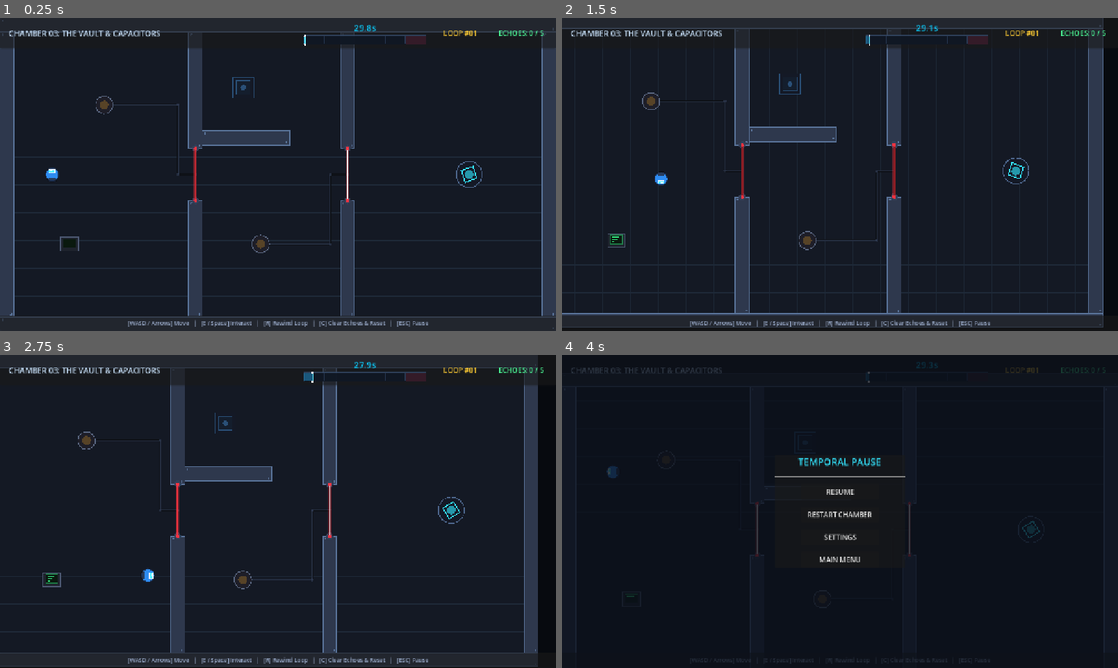
Above: before the commit, frames 1-4 (two rows, left to right).
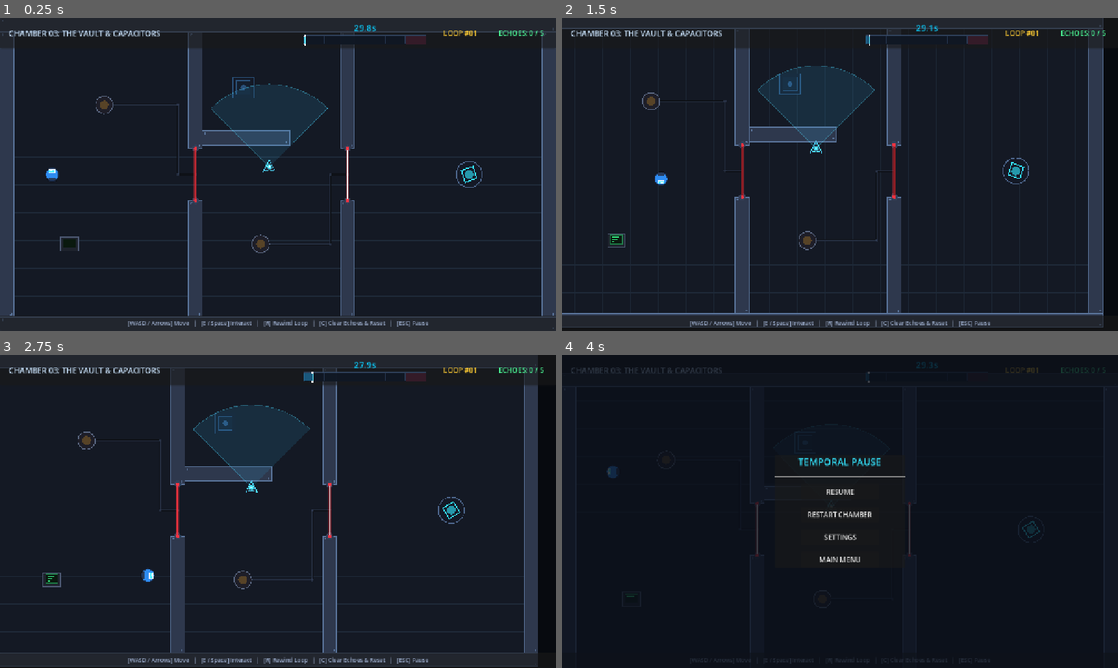
Above: after the commit, the same moments.

Repository: Ghostofzenin08/Echo_of_Dread
Game: Godot game, scene res://scenes/levels/level_03.tscn
Two runs of this game, one before a commit and one after it. Both use one fixed random seed, a clock stepped at 60 frames per second and the inputs below. This scene is started directly instead of the project's main scene.
Inputs:
- Up to frame 1 (0.25 s): no input
- Up to frame 2 (1.5 s): tap Enter at 0.5 s; hold D (move_right) 0.53-1.28 s; tap C (clear_echoes) at 0.6 s; tap Space at 0.77 s; hold S (move_down) from 1.28 s (still down); tap E (interact) at 1.35 s
- Up to frame 3 (2.75 s): tap Space at 1.52 s; release S (move_down) at 2.03 s; hold D (move_right) from 2.03 s (still down); tap Enter at 2.1 s
- Up to frame 4 (4 s): release D (move_right) at 2.78 s; hold W (move_up) 2.78-3.53 s; tap Backspace at 2.85 s; tap Space at 3.02, 3.77 s; hold A (move_left) from 3.53 s (still down); tap P at 3.6 s

The runs differ from the first frame. In frame 1, 2.7% of the frame differs, in the area x 38-59%, y 20-50%; in frame 2, 2.8%; in frame 3, 2.9%, in the area x 34-56%, y 16-44%; in frame 4, less than 0.1%.

Commit message:
feat(level): place corridor security drone in chamber 03

Diff:
--- a/scenes/levels/level_03.tscn
+++ b/scenes/levels/level_03.tscn
@@ -12,6 +12,7 @@
 [ext_resource type="PackedScene" path="res://scenes/interactables/level_exit.tscn" id="10_exit"]
 [ext_resource type="PackedScene" path="res://scenes/interactables/circuit_wire.tscn" id="11_wire"]
 [ext_resource type="PackedScene" path="res://scenes/ui/game_hud.tscn" id="12_hud"]
+[ext_resource type="PackedScene" path="res://scenes/entities/security_drone.tscn" id="13_drone"]
 
 [node name="Level03" type="Node2D"]
 script = ExtResource("1_lvl3")
@@ -65,4 +66,9 @@
 
 [node name="Wire2" parent="." instance=ExtResource("11_wire")]
 
+[node name="SecurityDrone" parent="." instance=ExtResource("13_drone")]
+position = Vector2(620, 360)
+waypoint_offsets = PackedVector2Array(0, -100, 0, 100)
+patrol_speed = 70.0
+
 [node name="GameHUD" parent="." instance=ExtResource("12_hud")]
Not shown: 1 places in scenes/levels/level_03.tscn that only renumber resources
